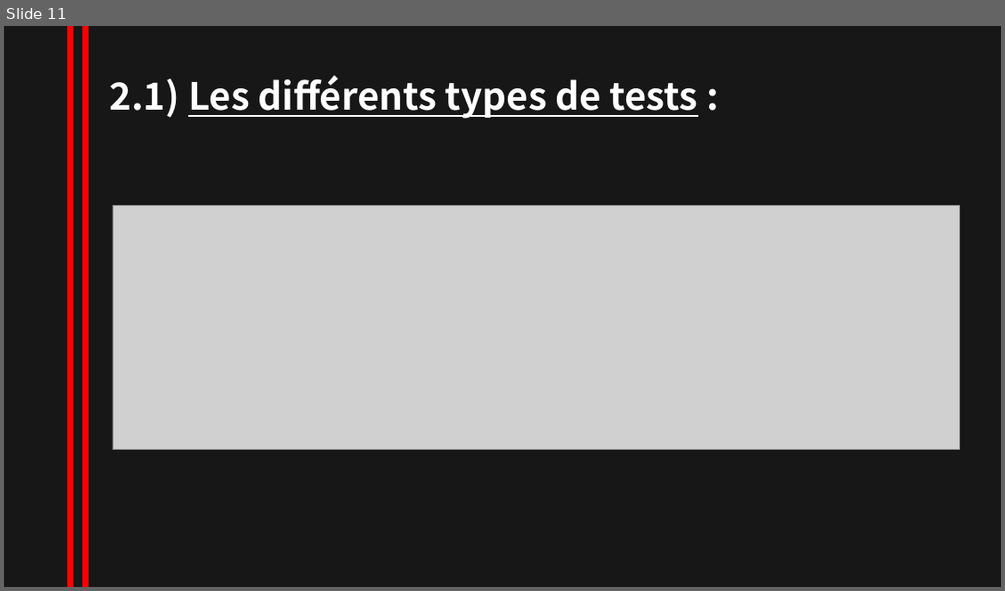
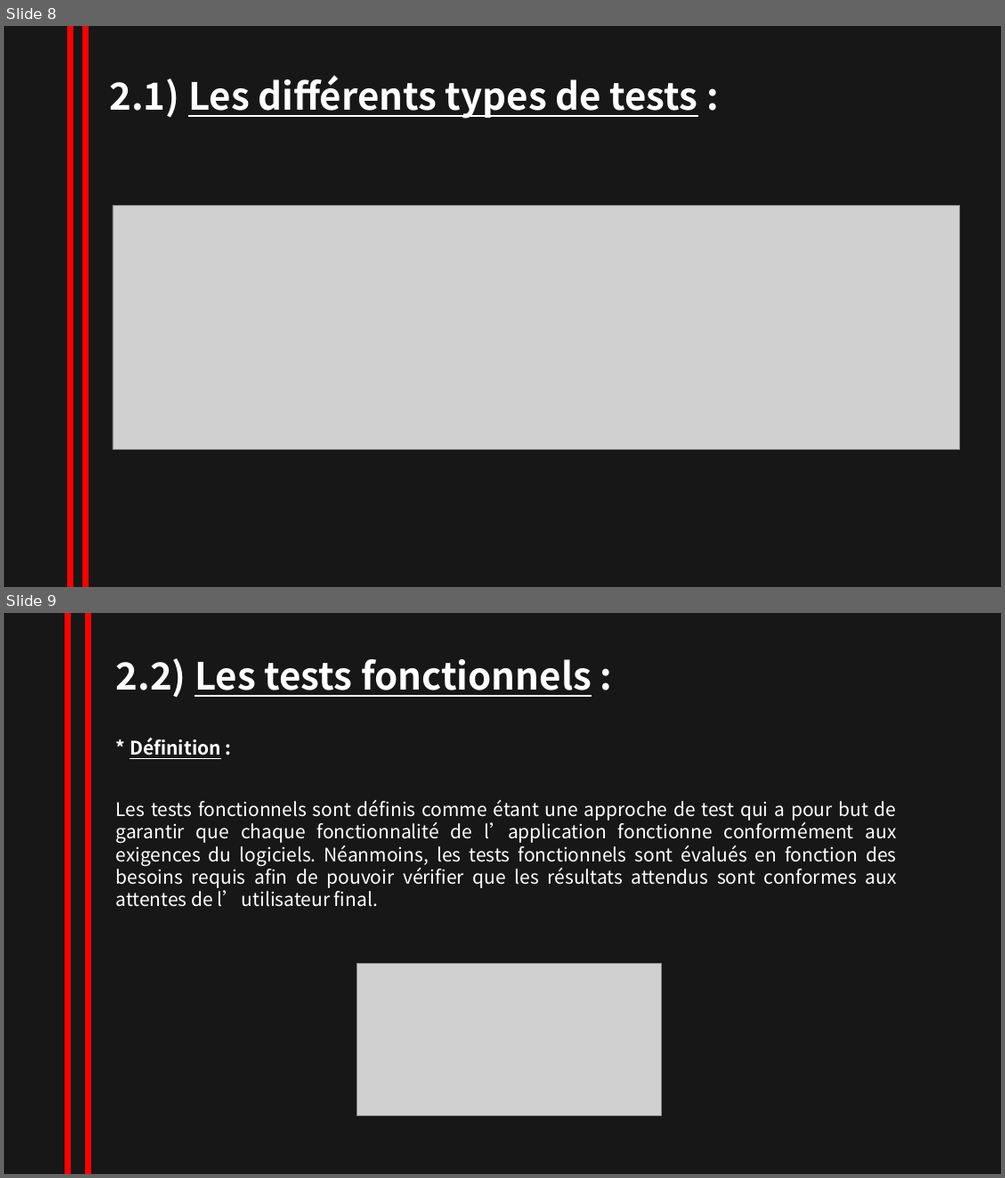
Before and after one commit to NesrineZitouni11/nesrine_zitouni, a slide deck: TRAVAUX/powerpointRevisionISTQB.pptx. Shown one above the other, each under a label of ours: slide 11 before the commit, slides 8 and 9 after it. The pictures are 1005x591 and 1005x1178 pixels, drawn with LibreOffice and Linux fonts; fonts in the diff are those of the drawing; grey boxes stand for pictures. Boxes give left, top, right and bottom in pixels: in the first picture for what was removed or moved away, otherwise in the second. Text is boxed around its words. In the diff, an @@ line names an element or a change of style, - is before the commit and + after.

```diff
--- a/TRAVAUX/powerpointRevisionISTQB.pptx
+++ b/TRAVAUX/powerpointRevisionISTQB.pptx
@@ slide 9 added at box(4, 613, 1001, 1174), background #181717 @@
@@ line added from (67, 613) to (67, 1174), #FF0000 6 pt @@
@@ line added from (88, 613) to (88, 1174), #FF0000 6 pt @@
@@ text added at box(116, 658, 591, 698), 36 pt, text #FFFFFF, bold, underline @@
+2.2) Les tests fonctionnels :
@@ text added at box(129, 738, 221, 759), 18 pt, text #FFFFFF, bold, underline @@
+* Définition :
@@ text added at box(116, 800, 897, 907), 18 pt, text #FFFFFF @@
+Les tests fonctionnels sont définis comme étant une approche de test qui a pour but de garantir que chaque fonctionnalité de l’application fonctionne conformément aux exigences du logiciels. Néanmoins, les tests fonctionnels sont évalués en fonction des besoins requis afin de pouvoir vérifier que les résultats attendus sont conformes aux attentes de l’utilisateur final.
@@ picture added at box(357, 964, 661, 1116) @@
@@ what was slide 11 is now slide 8 @@
```
Also in this commit, not shown: 2 slides changed, 4 other slides added, 15 slides removed.
